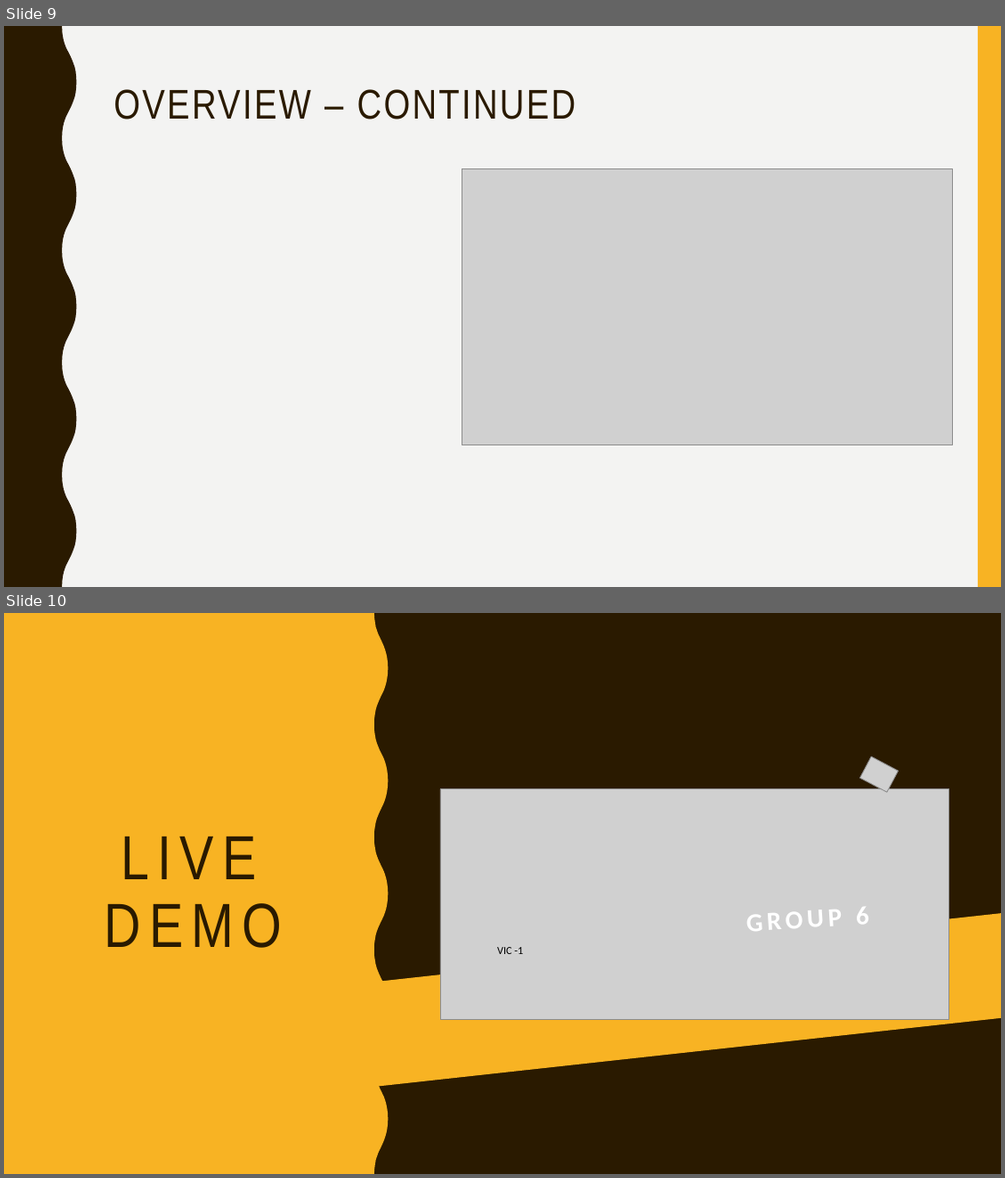
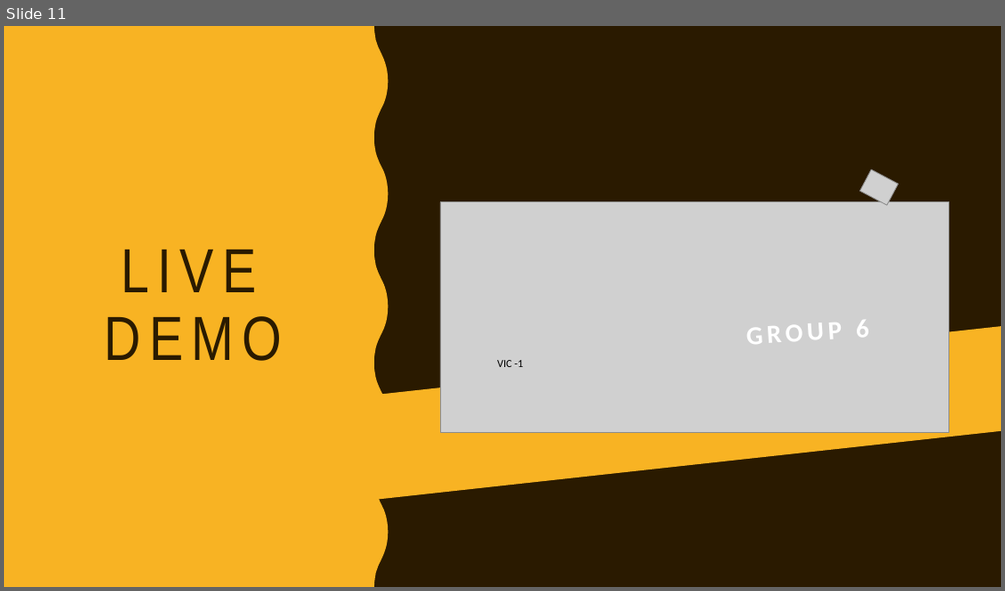
Before and after one commit to jean-lucas/vic, a slide deck: Presentation/Vehicle Intersection Control Presentation.pptx. Shown one above the other, each under a label of ours: slides 9 and 10 before the commit, slide 11 after it. The pictures are 1005x1178 and 1005x591 pixels, drawn with LibreOffice and Linux fonts; fonts in the diff are those of the drawing; grey boxes stand for pictures. Boxes give left, top, right and bottom in pixels: in the first picture for what was removed or moved away, otherwise in the second. Text is boxed around its words. In the diff, an @@ line names an element or a change of style, - is before the commit and + after.

```diff
--- a/Presentation/Vehicle Intersection Control Presentation.pptx
+++ b/Presentation/Vehicle Intersection Control Presentation.pptx
@@ slide 9 removed at <box>4,26,1001,587</box>, background #F3F3F2 @@
@@ freeform shape removed at <box>4,26,77,587</box> @@
@@ rectangle removed at <box>978,26,1001,587</box> @@
@@ title removed at <box>113,89,576,119</box> @@
-OVERVIEW – CONTINUED
@@ picture removed at <box>462,168,953,445</box> @@
@@ what was slide 10 is now slide 11 @@
```
Also in this commit, not shown: 7 slides added, 6 other slides removed.
